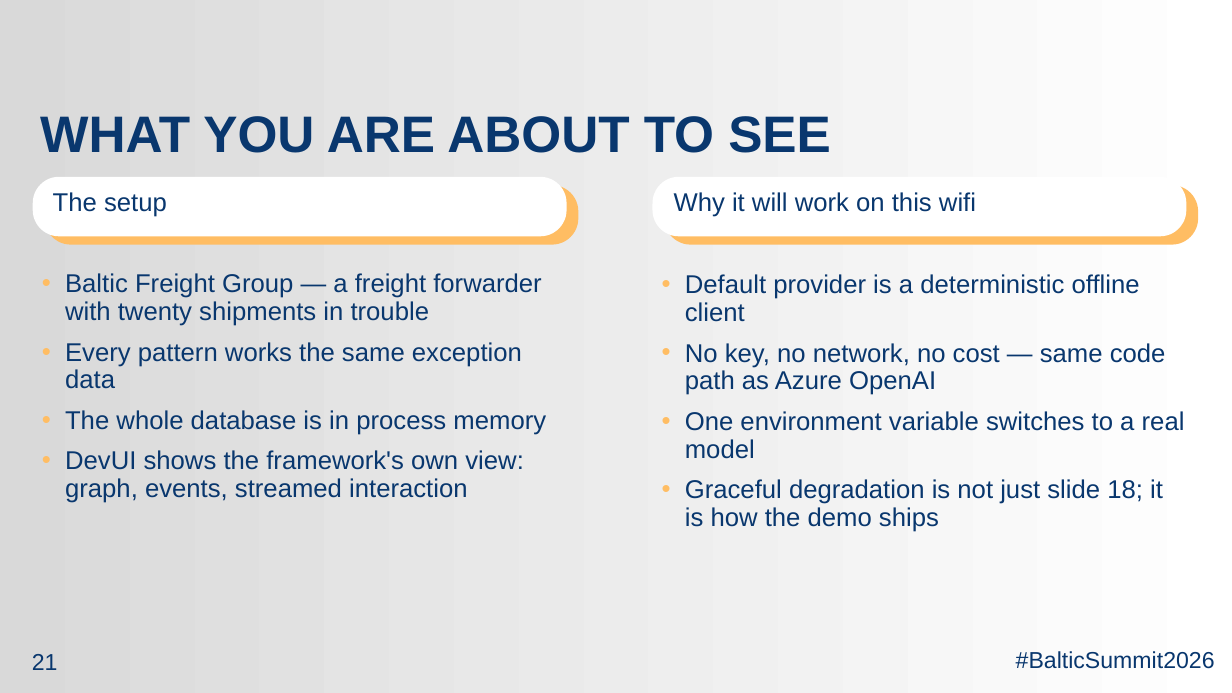
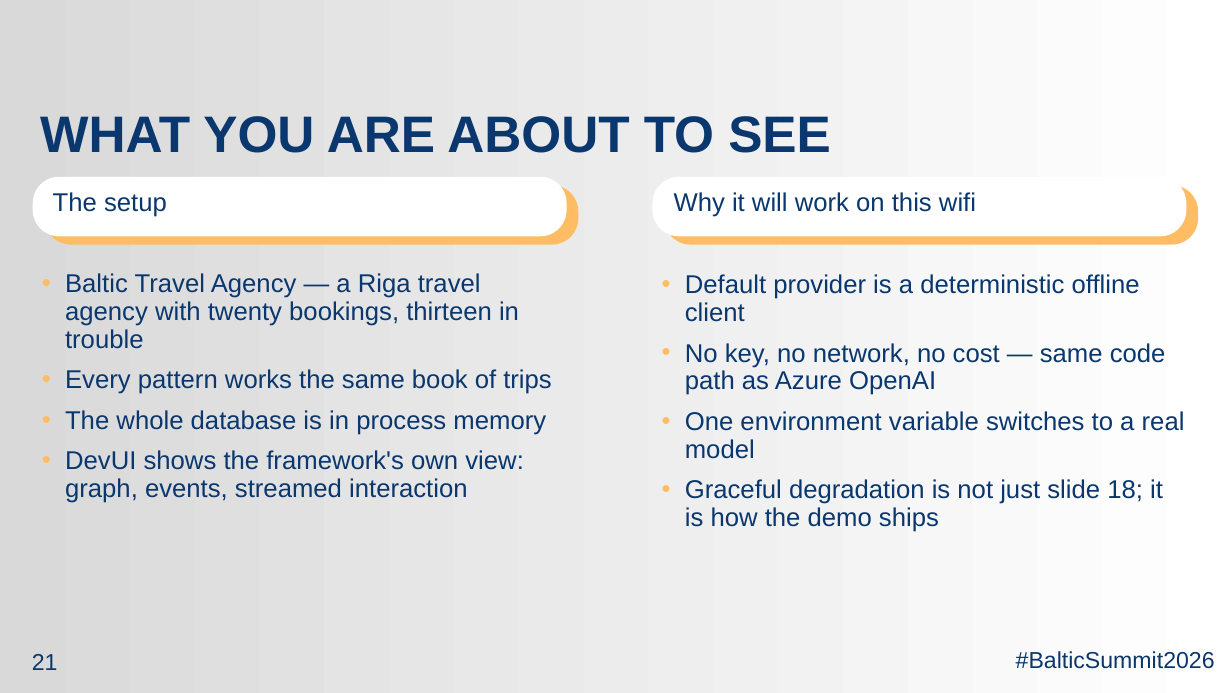
Before and after one commit to david-lorenzo88/ms-agent-framework-from-chaos-to-symphony, a slide deck: slide 21 of deck/from-chaos-to-symphony.pptx. Drawn at 1232x693 pixels with LibreOffice and Linux fonts; fonts in the diff are those of the drawing; background and template pictures are left out. Boxes give left, top, right and bottom in pixels: in the first picture for what was removed or moved away, otherwise in the second. Text is boxed around its words. In the diff, an @@ line names an element or a change of style, - is before the commit and + after.

```diff
--- a/deck/from-chaos-to-symphony.pptx
+++ b/deck/from-chaos-to-symphony.pptx
@@ text at bbox=[65, 273, 551, 394]: text changed @@
-• Baltic Freight Group — a freight forwarder with twenty shipments in trouble
-• Every pattern works the same exception data
+• Baltic Travel Agency — a Riga travel agency with twenty bookings, thirteen in trouble
+• Every pattern works the same book of trips
```
Also in this commit, not shown: 2 other files.
